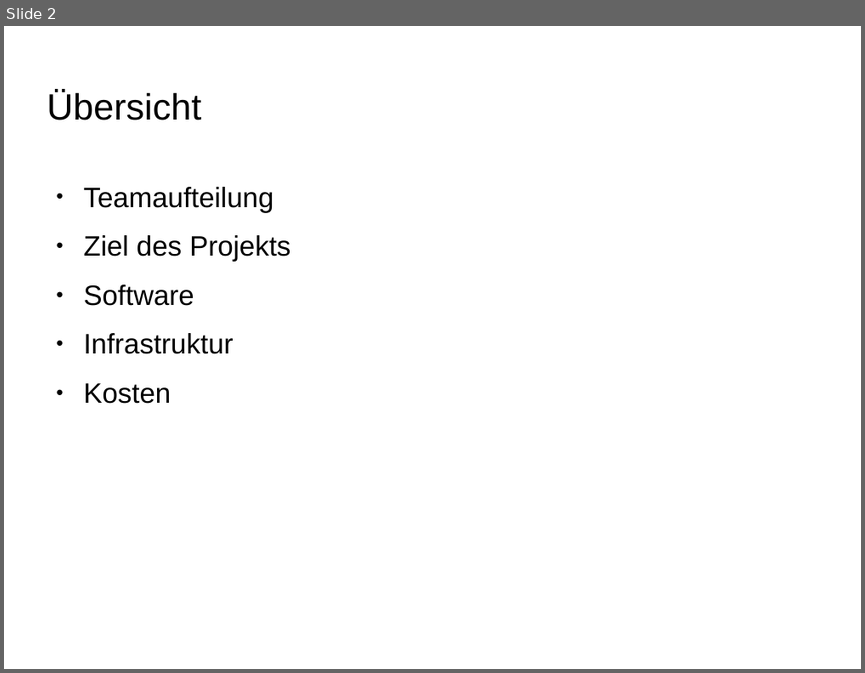
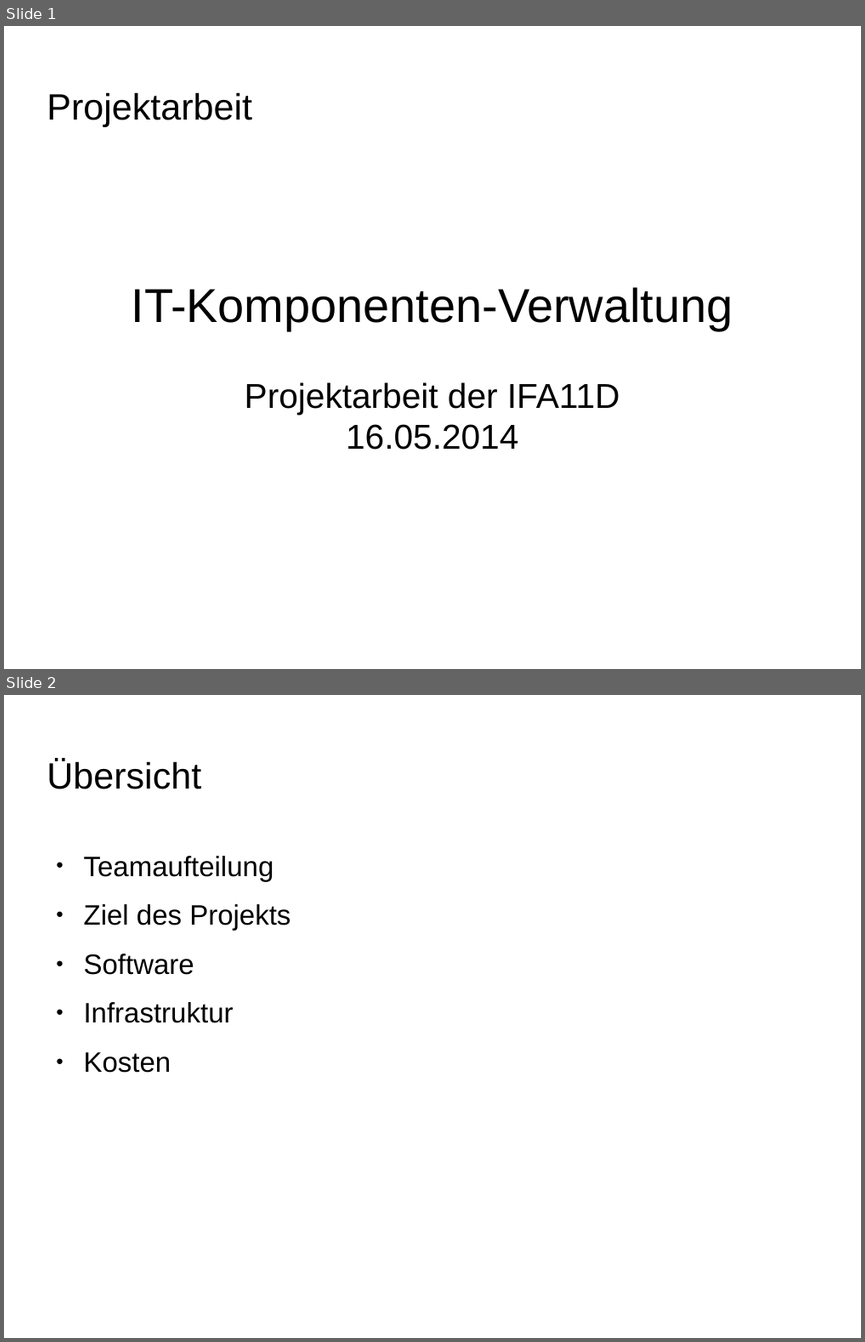
Before and after one commit to Projekt-IFA11D/components, a slide deck: organisation/presentation/finale_praesentation.odp. Shown one above the other, each under a label of ours: slide 2 before the commit, slides 1 and 2 after it. The pictures are 865x673 and 865x1342 pixels, drawn with LibreOffice and Linux fonts; fonts in the diff are those of the drawing; background and template pictures are left out. Boxes give left, top, right and bottom in pixels: in the first picture for what was removed or moved away, otherwise in the second. Text is boxed around its words. In the diff, an @@ line names an element or a change of style, - is before the commit and + after.

Commit message:
Presentation Update

```diff
--- a/organisation/presentation/finale_praesentation.odp
+++ b/organisation/presentation/finale_praesentation.odp
@@ slide 1 added at [4, 26, 861, 669], background picture (left out) @@
@@ title added at [46, 92, 252, 127], 33.9 pt, text #000000 @@
+Projektarbeit
@@ subtitle added at [132, 287, 733, 449], 32 pt, text #000000 @@
+IT-Komponenten-Verwaltung
+Projektarbeit der IFA11D
+16.05.2014
```
Also in this commit, not shown: 1 slide removed.
